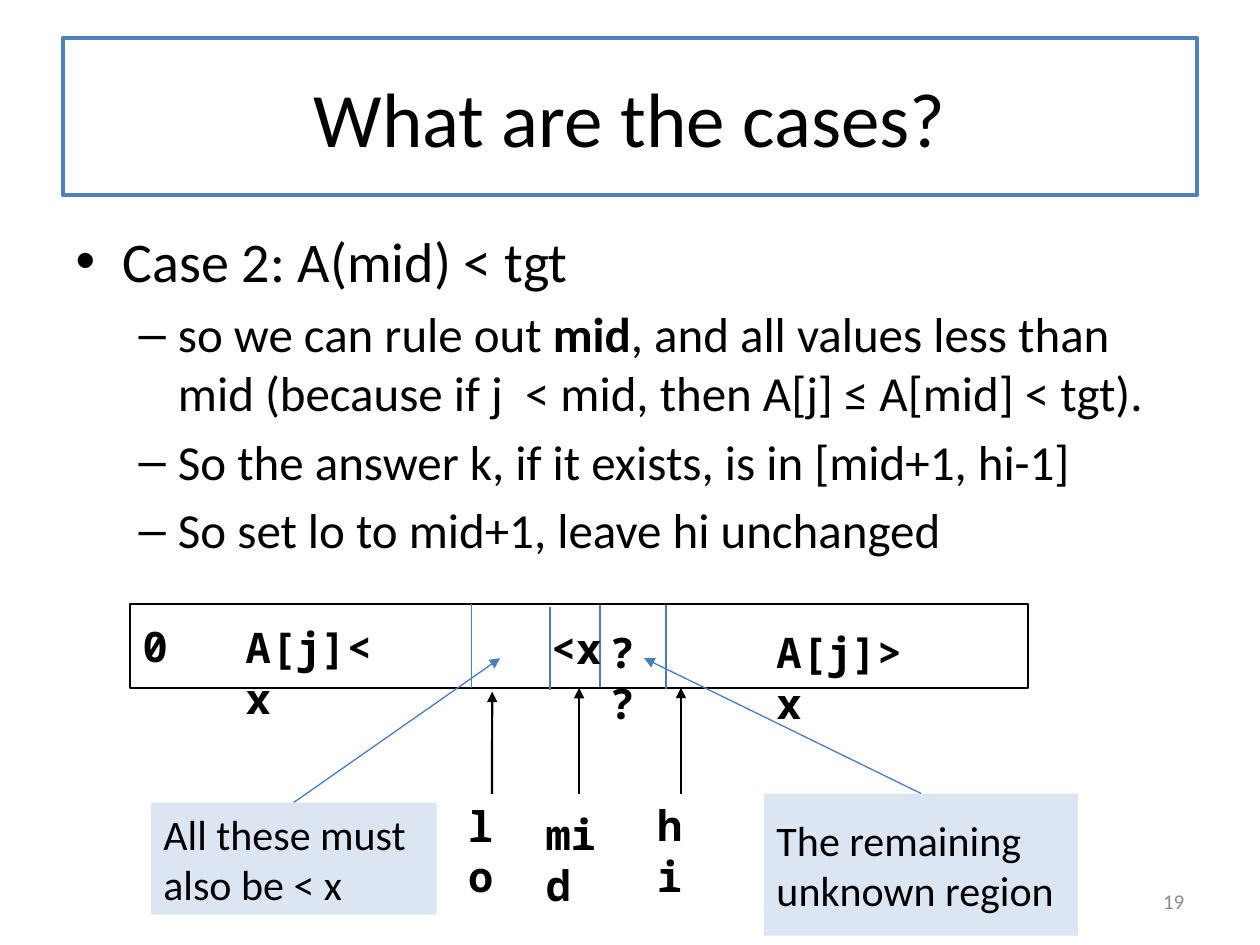
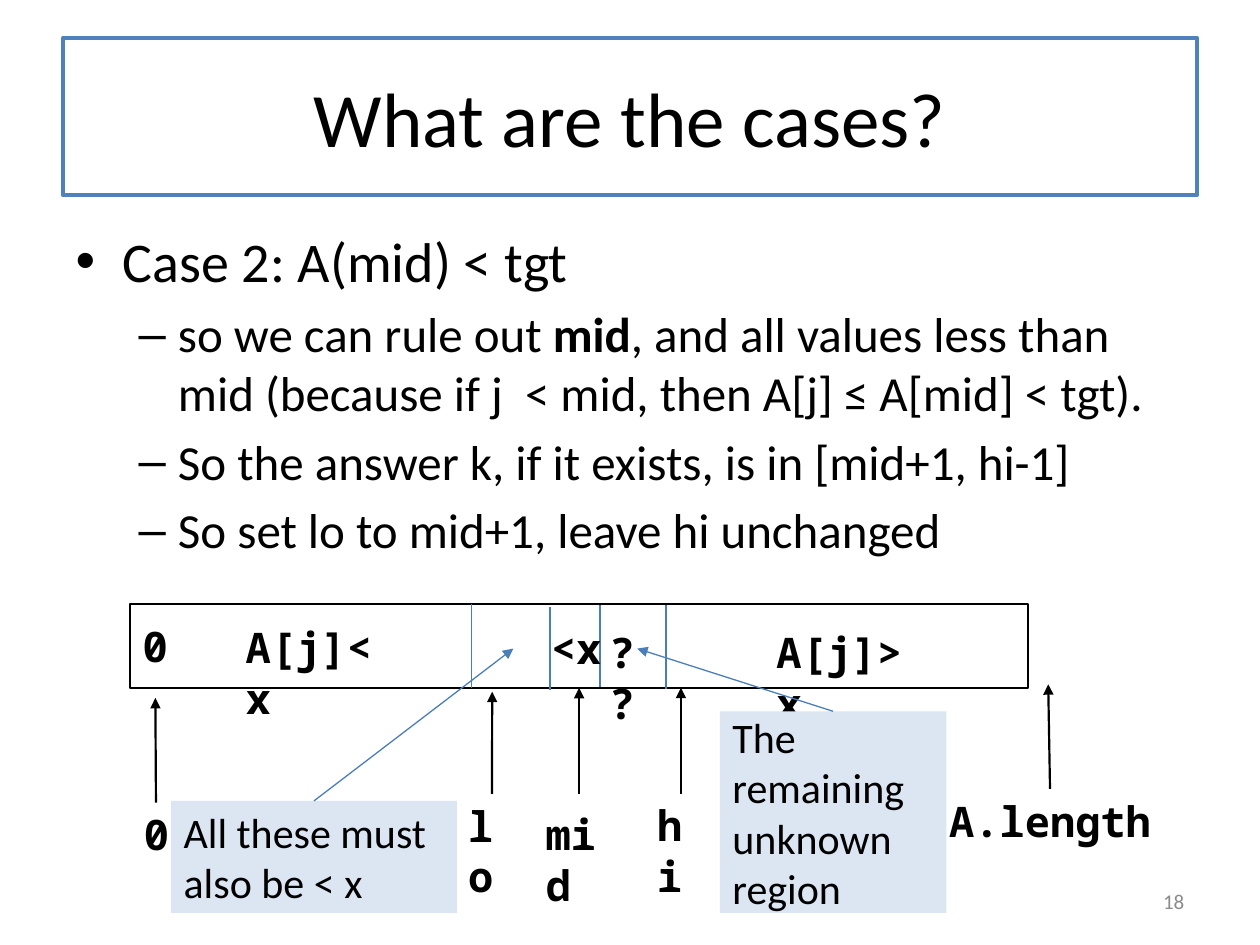
Before and after one commit to mwand/cs5010f17, a slide deck: slide 18 of Slides/Lesson 8.2 Binary Search.pptx (slide 19 before the commit). Drawn at 1260x945 pixels with LibreOffice and Linux fonts; fonts in the diff are those of the drawing. Boxes give left, top, right and bottom in pixels: in the first picture for what was removed or moved away, otherwise in the second. Text is boxed around its words. In the diff, an @@ line names an element or a change of style, - is before the commit and + after.

```diff
--- a/Slides/Lesson 8.2 Binary Search.pptx
+++ b/Slides/Lesson 8.2 Binary Search.pptx
@@ arrow moved from (294, 803) - (500, 658) to (314, 801) - (513, 649) @@
@@ arrow moved from (921, 794) - (644, 658) to (833, 712) - (638, 649) @@
@@ arrow added from (1050, 789) to (1048, 684), #000000 1.25 pt @@
@@ arrow added from (156, 803) to (155, 698), #000000 1.25 pt @@
@@ rectangle "The remaining unknown region": place and size @@
-rectangle "The remaining unknown region" at (764, 794, 1077, 936)
+rectangle "The remaining unknown region" at (719, 712, 946, 914)
@@ rectangle "All these must also be ...": place and size @@
-rectangle "All these must also be ..." at (151, 803, 437, 915)
+rectangle "All these must also be ..." at (171, 801, 457, 914)
@@ text added at (949, 805, 1151, 848), 24 pt, text #000000, bold @@
+A.length
@@ text added at (144, 819, 169, 851), 24 pt, text #000000, bold @@
+0
@@ page number at (1163, 895, 1184, 909): text changed @@
-19
+18
```
Also in this commit, not shown: 6 other slides changed, 2 slides added, 1 slide removed, 1 other file.
